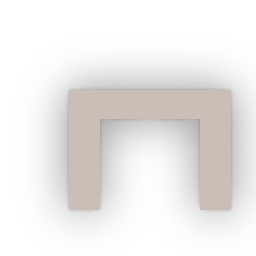
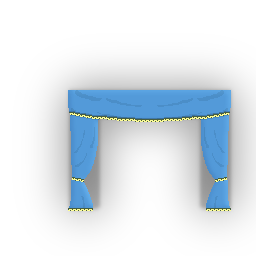
The second 256×256 image is a revision of the first. Changes to its layers:
removed group "Theater" (7 layers) over [68, 90, 231, 211]
added layer "Layer 5" above "Layer 3 copy" over [68, 111, 231, 211]
added layer "Layer 3 copy" above "Layer 3" over [68, 90, 231, 210]
hid "Curtain", moved it out of group "Theater", painted on it over [69, 90, 231, 210]
